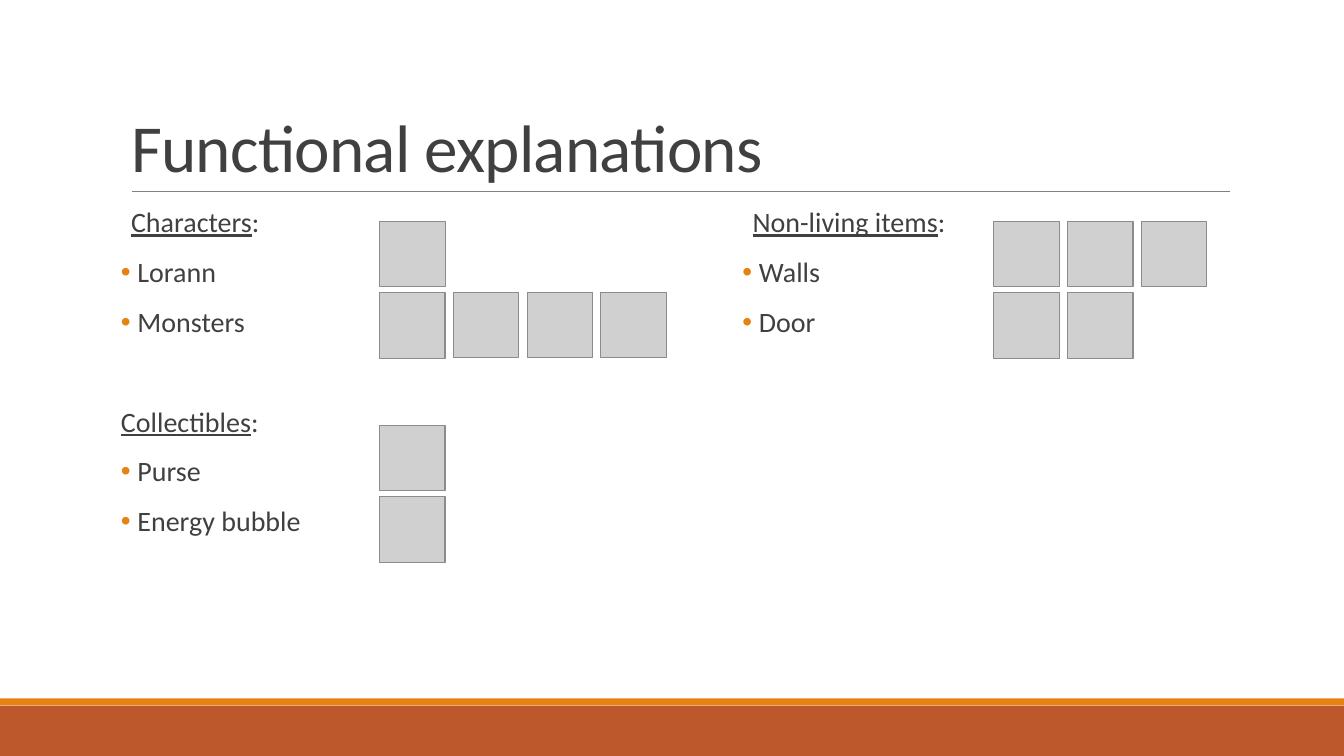
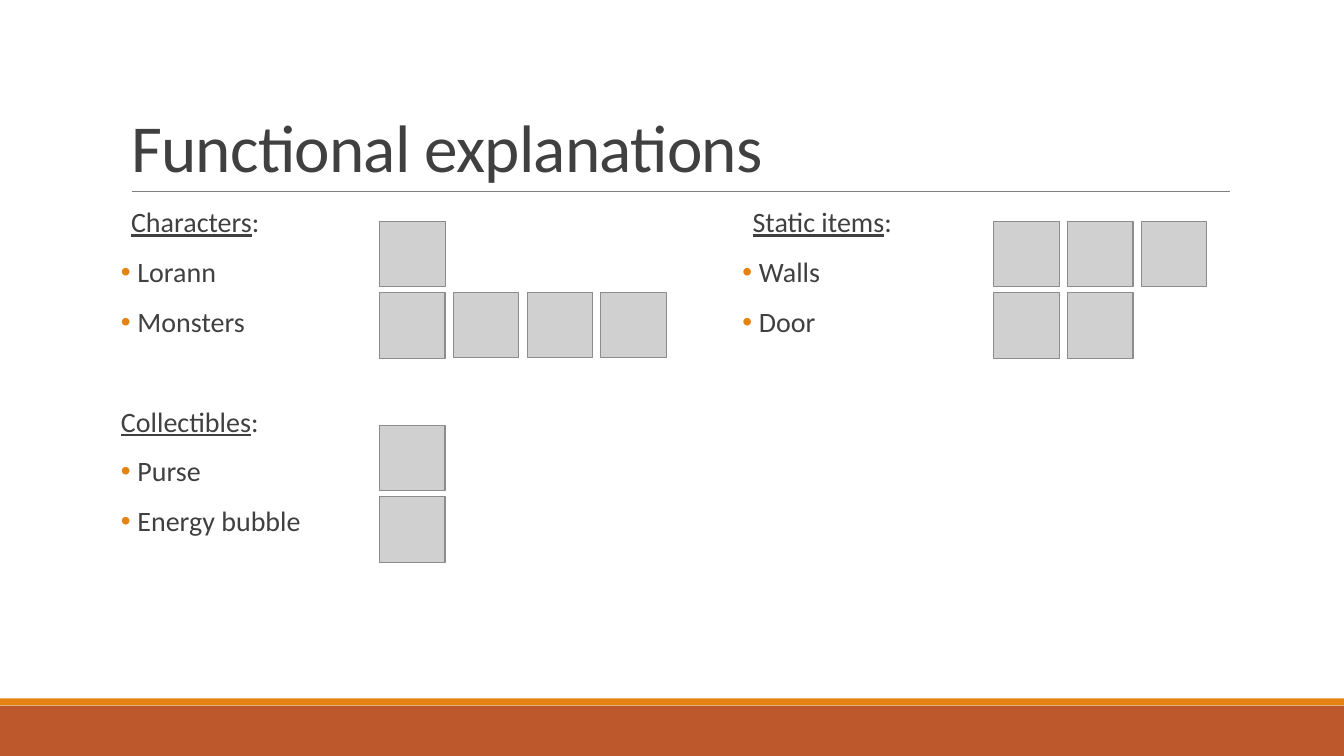
Before and after one commit to Studisys/Lorann-Java-Project----Exia-CESI-A1, a slide deck: slide 6 of Deliverables/Lorann - PowerPoint.pptx. Drawn at 1344x756 pixels with LibreOffice and Linux fonts; fonts in the diff are those of the drawing; grey boxes stand for pictures. Boxes give left, top, right and bottom in pixels: in the first picture for what was removed or moved away, otherwise in the second. Text is boxed around its words. In the diff, an @@ line names an element or a change of style, - is before the commit and + after.

```diff
--- a/Deliverables/Lorann - PowerPoint.pptx
+++ b/Deliverables/Lorann - PowerPoint.pptx
@@ text at box(753, 212, 891, 237): text changed @@
-  Non-living items:
+  Static items:
```
Also in this commit, not shown: 7 other slides changed.
